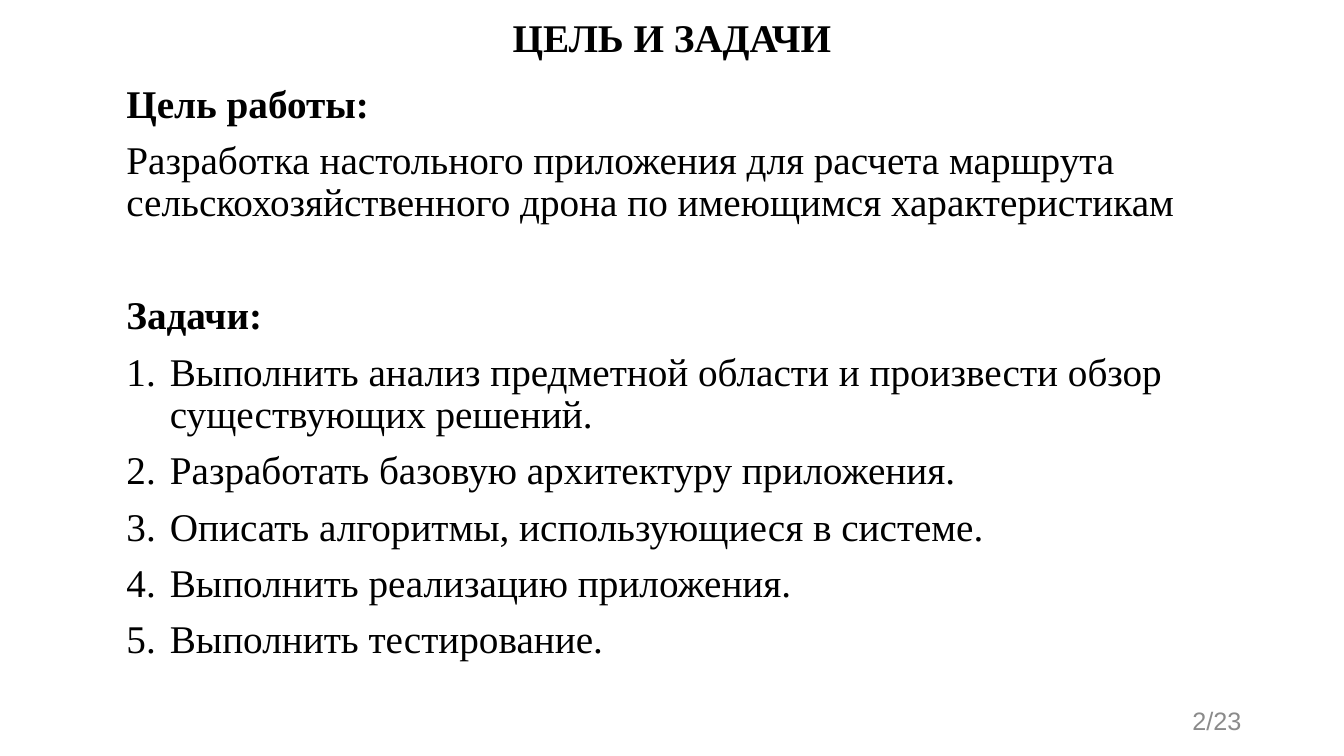
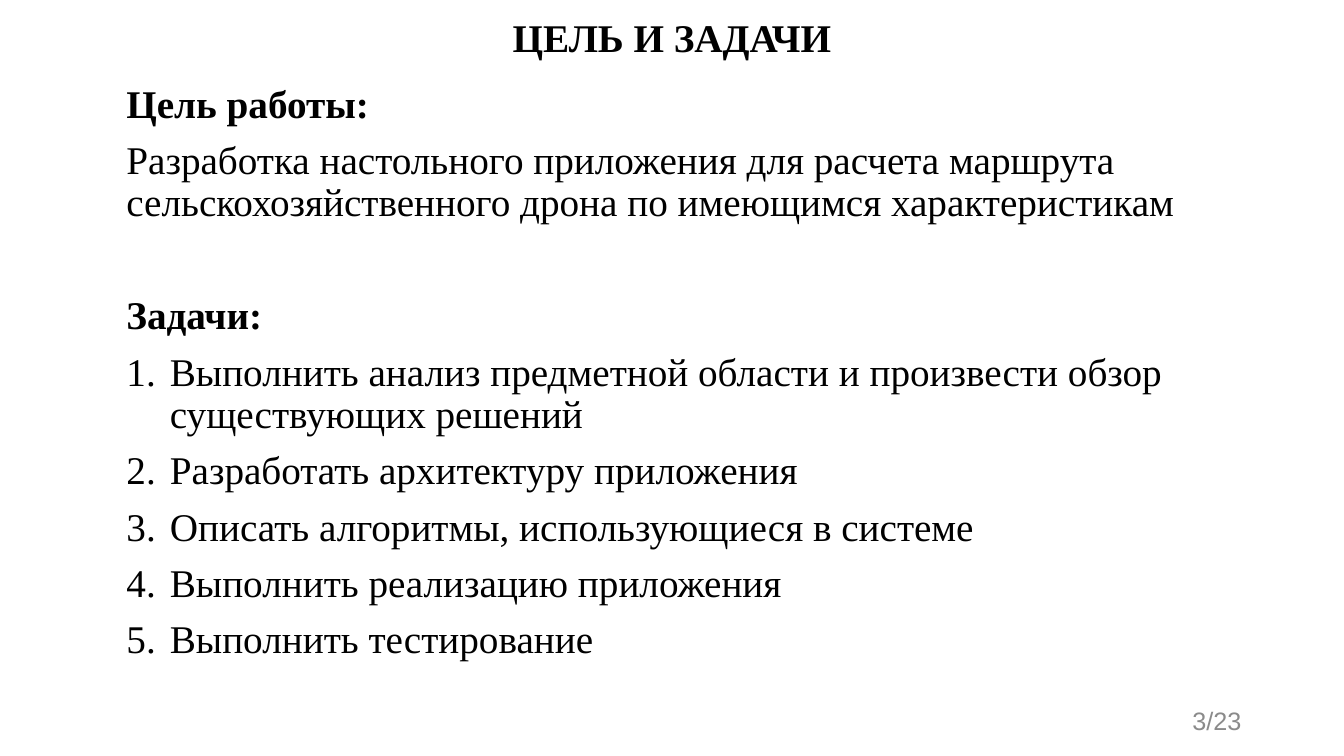
Before and after one commit to evgenkot/uav-route-calculation, a slide deck: slide 3 of doc/GQW/Raschupkin_EV_UAV_Route_Planning.pptx (slide 2 before the commit). Drawn at 1344x756 pixels with LibreOffice and Linux fonts; fonts in the diff are those of the drawing. Boxes give left, top, right and bottom in pixels: in the first picture for what was removed or moved away, otherwise in the second. Text is boxed around its words. In the diff, an @@ line names an element or a change of style, - is before the commit and + after.

```diff
--- a/doc/GQW/Raschupkin_EV_UAV_Route_Planning.pptx
+++ b/doc/GQW/Raschupkin_EV_UAV_Route_Planning.pptx
@@ text at (170,358,1162,661): text changed @@
-1. Выполнить анализ предметной области и произвести обзор существующих решений.
-2. Разработать базовую архитектуру приложения.
-3. Описать алгоритмы, использующиеся в системе.
-4. Выполнить реализацию приложения.
-5. Выполнить тестирование.
+1. Выполнить анализ предметной области и произвести обзор существующих решений
+2. Разработать архитектуру приложения
+3. Описать алгоритмы, использующиеся в системе
+4. Выполнить реализацию приложения
+5. Выполнить тестирование
@@ page number at (1192,712,1241,730): text changed @@
-2/23
+3/23
```
Also in this commit, not shown: 15 other slides changed, 3 other files.
